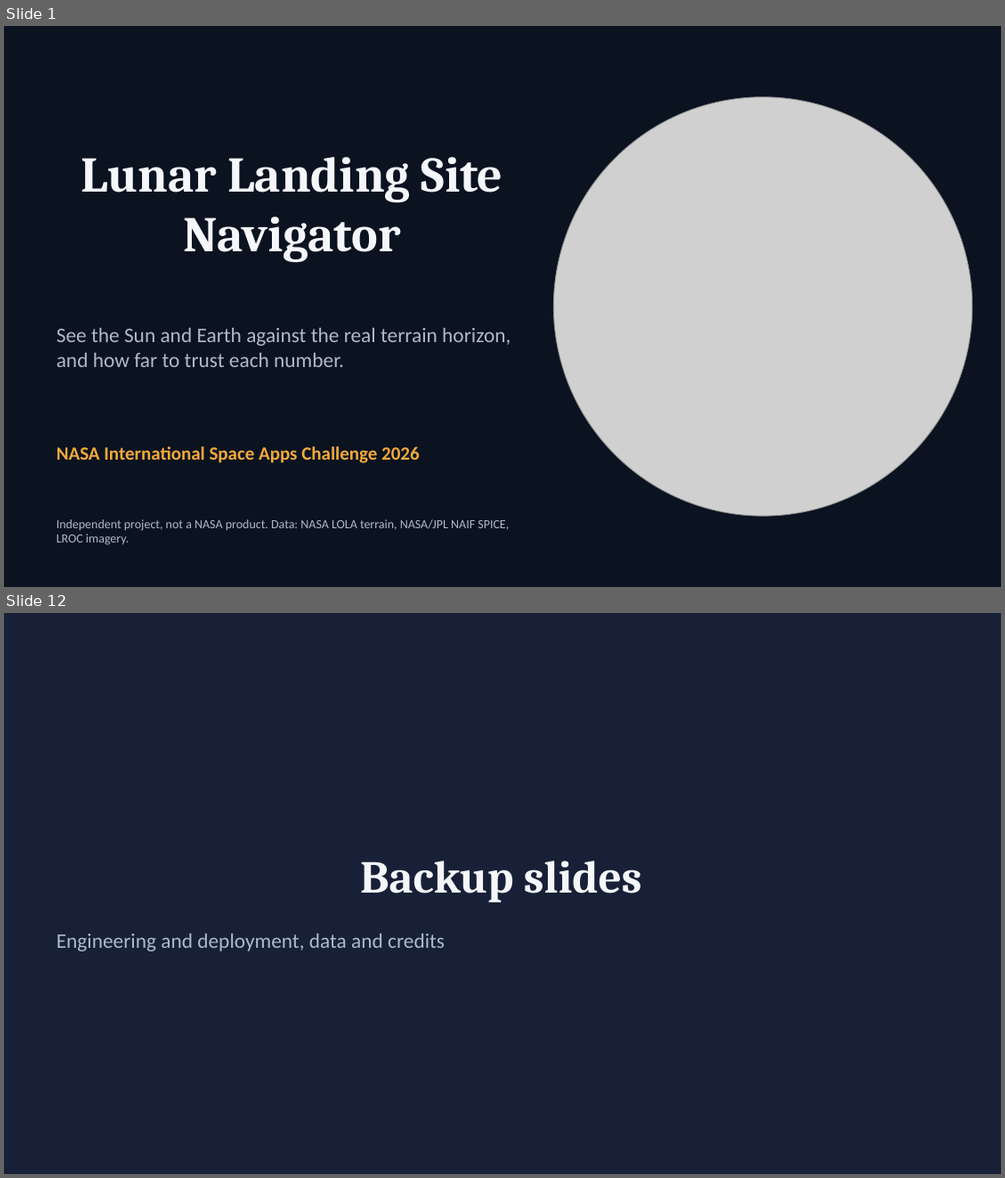
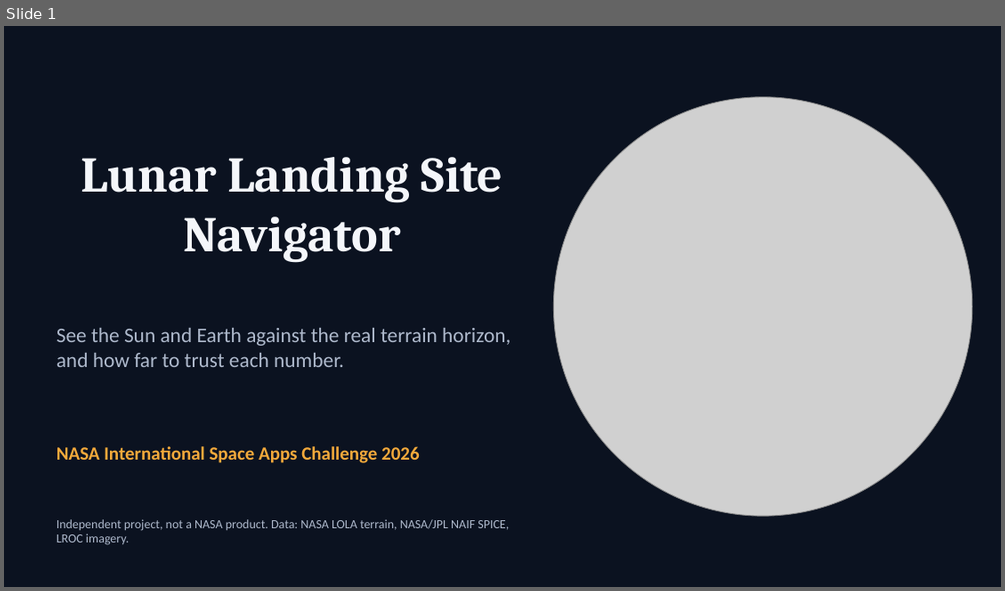
Before and after one commit to Dhinu-2001/NASA-Space-Apps-2026, a slide deck: docs/stage11/presentation/Lunar_Landing_Site_Navigator.pptx. Shown one above the other, each under a label of ours: slides 1 and 12 before the commit, slide 1 after it; the slides between them are not shown. The pictures are 1005x1178 and 1005x591 pixels, drawn with LibreOffice and Linux fonts; fonts in the diff are those of the drawing; grey boxes stand for pictures. Boxes give left, top, right and bottom in pixels: in the first picture for what was removed or moved away, otherwise in the second. Text is boxed around its words. In the diff, an @@ line names an element or a change of style, - is before the commit and + after.

```diff
--- a/docs/stage11/presentation/Lunar_Landing_Site_Navigator.pptx
+++ b/docs/stage11/presentation/Lunar_Landing_Site_Navigator.pptx
@@ slide 12 removed at (4,613,1001,1174), background #172036 @@
@@ title removed at (360,860,642,902) @@
-Backup slides
@@ text removed at (57,933,445,951) @@
-Engineering and deployment, data and credits
```
Also in this commit, not shown: 6 slides changed, 6 other slides removed, 2 other files.
